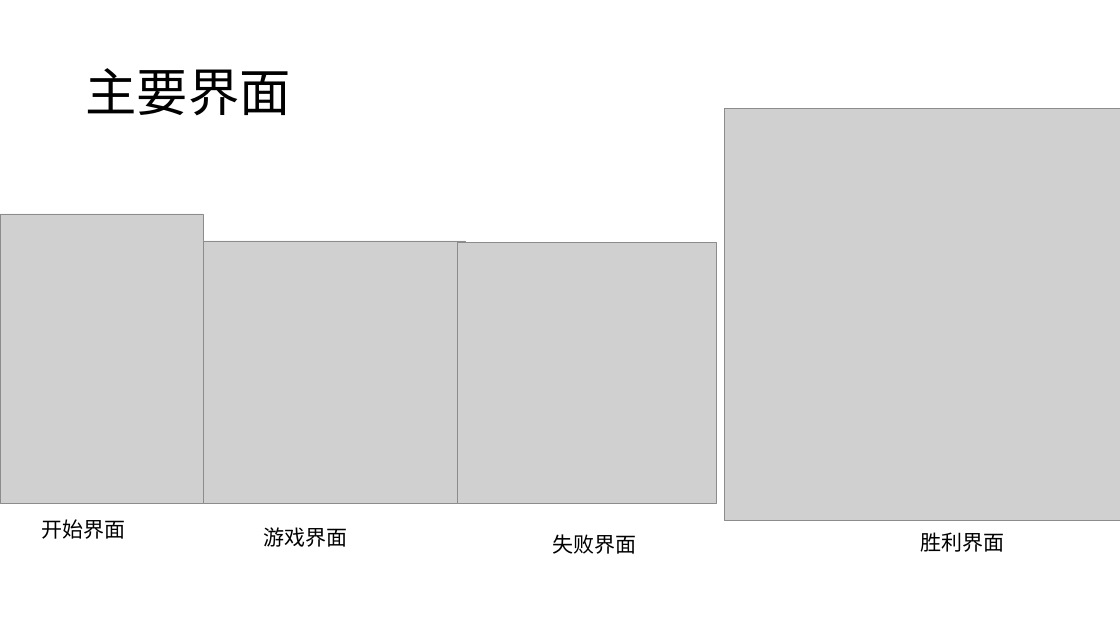
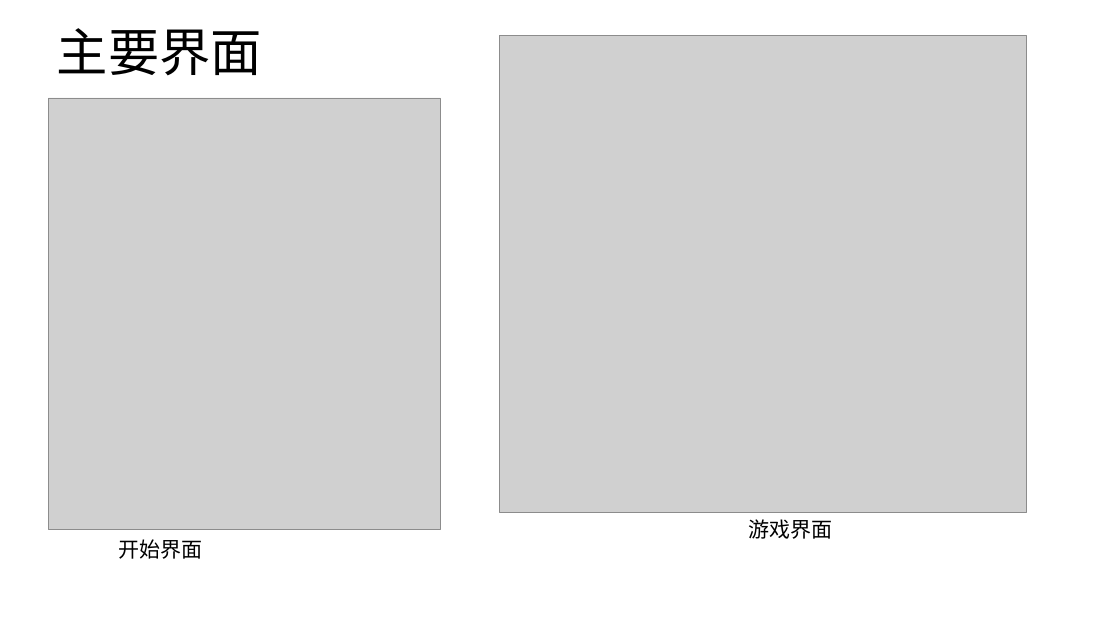
Before and after one commit to wzc506/mineswapper, a slide deck: slide 23 of uml.pptx. Drawn at 1120x630 pixels with LibreOffice and Linux fonts; fonts in the diff are those of the drawing; grey boxes stand for pictures. Boxes give left, top, right and bottom in pixels: in the first picture for what was removed or moved away, otherwise in the second. Text is boxed around its words. In the diff, an @@ line names an element or a change of style, - is before the commit and + after.

```diff
--- a/uml.pptx
+++ b/uml.pptx
@@ title "主要界面": place and size @@
-title "主要界面" at (85,68,290,116)
+title "主要界面" at (57,28,262,76)
@@ picture added at (500,35,1027,513) @@
@@ picture added at (49,98,441,530) @@
@@ picture removed at (725,108,1120,520) @@
@@ picture removed at (0,214,203,504) @@
@@ picture removed at (203,241,465,504) @@
@@ picture removed at (457,243,716,504) @@
@@ text "开始界面": place and size @@
-text "开始界面" at (41,519,125,539)
+text "开始界面" at (118,539,202,559)
@@ text removed at (553,534,637,554) @@
-失败界面
@@ text "游戏界面": place and size @@
-text "游戏界面" at (264,527,348,547)
+text "游戏界面" at (749,519,833,539)
@@ text removed at (921,532,1005,552) @@
-胜利界面
```
Also in this commit, not shown: 1 other slide changed, 3 slides added, 25 other files.
